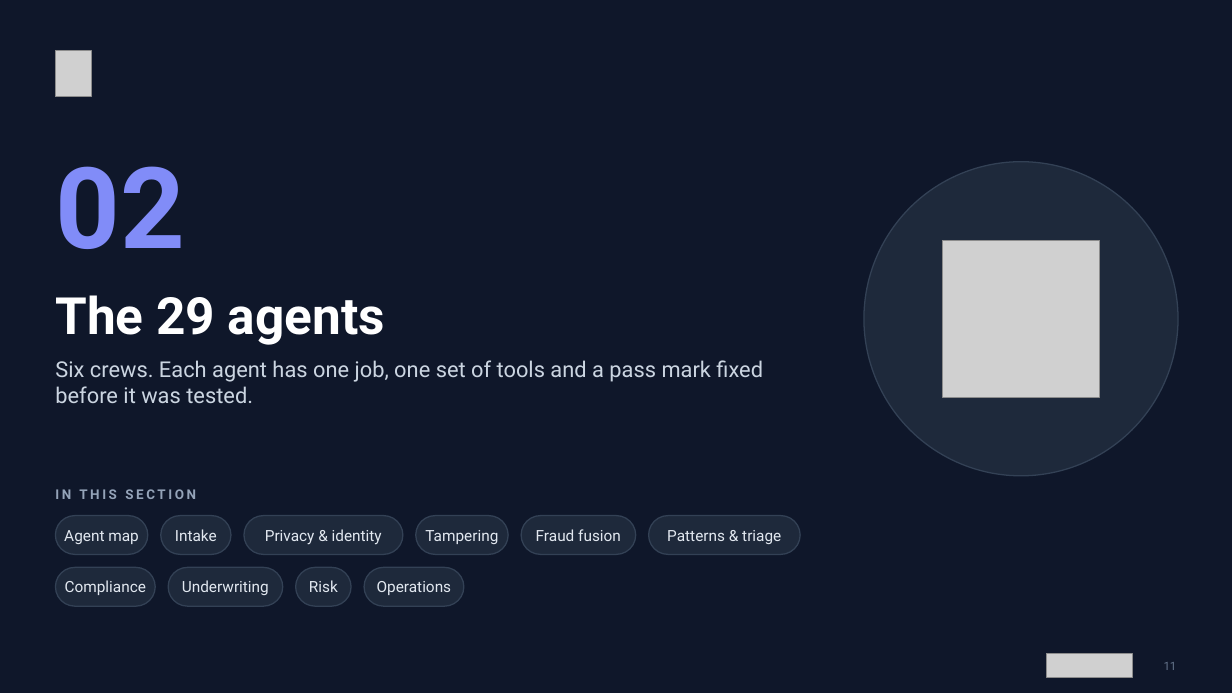
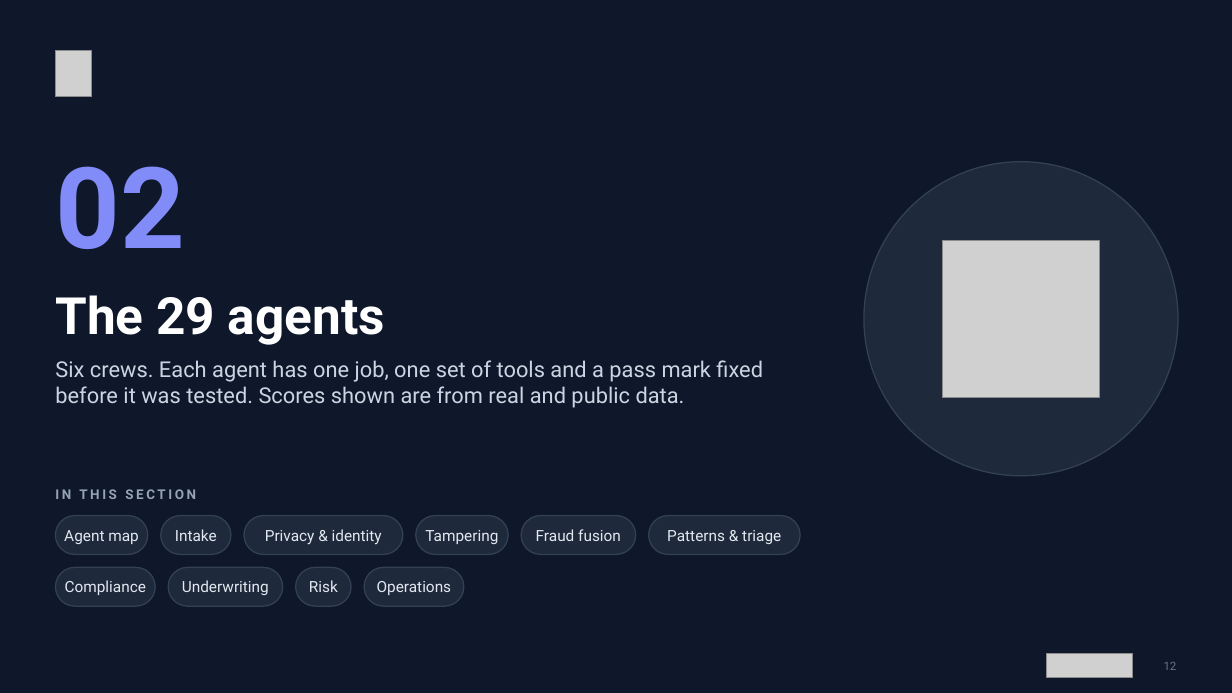
Before and after one commit to ShreyasBile/FinSight, a slide deck: slide 12 of docs/reports/07-FinSight-Project-Presentation.pptx (slide 11 before the commit). Drawn at 1232x693 pixels with LibreOffice and Linux fonts; fonts in the diff are those of the drawing; grey boxes stand for pictures. Boxes give left, top, right and bottom in pixels: in the first picture for what was removed or moved away, otherwise in the second. Text is boxed around its words. In the diff, an @@ line names an element or a change of style, - is before the commit and + after.

```diff
--- a/docs/reports/07-FinSight-Project-Presentation.pptx
+++ b/docs/reports/07-FinSight-Project-Presentation.pptx
@@ text at [55,360,763,408]: text changed @@
-Six crews. Each agent has one job, one set of tools and a pass mark fixed before it was tested.
+Six crews. Each agent has one job, one set of tools and a pass mark fixed before it was tested. Scores shown are from real and public data.
@@ text at [1164,662,1177,670]: text changed @@
-11
+12
```
Also in this commit, not shown: 36 other slides changed, 4 slides added, 1 slide removed, 26 other files.
